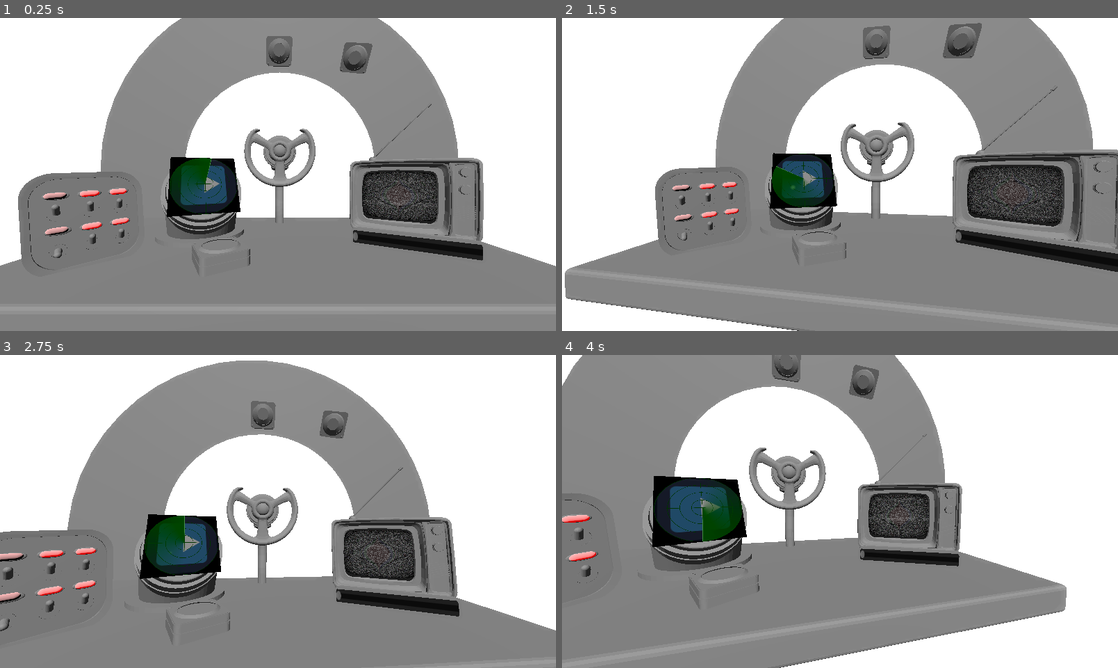
Above: before the commit, frames 1-4 (two rows, left to right).
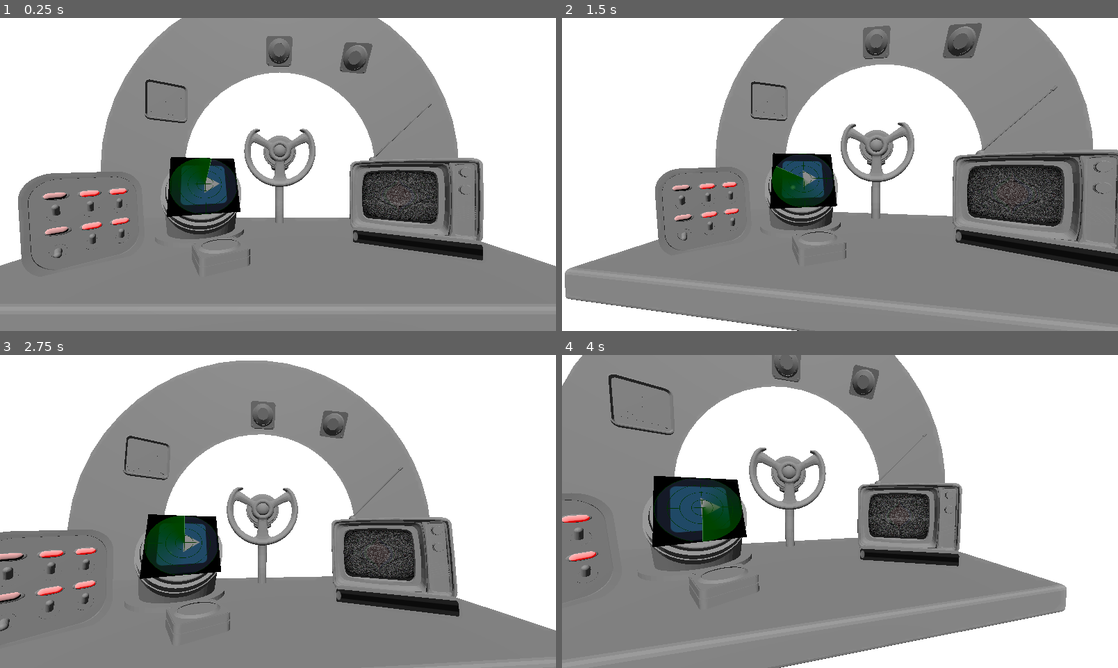
Above: after the commit, the same moments.

Repository: YAGOTAGO/UnderPressure
Game: Godot game, scene res://scenes/main.tscn
Two runs of this game, one before a commit and one after it. Both use one fixed random seed, a clock stepped at 60 frames per second and the inputs below. The engine's default icon, where the game draws it, is replaced by a stand-in: a white triangle on a blue panel in a dark square.
Inputs (mouse positions are in pixels of both pictures, inside the frame that each line leads up to):
- Up to frame 1 (0.25 s): no input
- Up to frame 2 (1.5 s): move the mouse to (962, 158) at 0.52 s; click (962, 158) at 0.6 s; drag from (728, 190) to (812, 237) at 1.27 s
- Up to frame 3 (2.75 s): move the mouse to (333, 442) at 2.02 s; click (333, 442) at 2.1 s
- Up to frame 4 (4 s): drag from (812, 574) to (673, 464) at 2.77 s; move the mouse to (1006, 558) at 3.52 s; click (1006, 558) at 3.6 s

The runs differ from the first frame. In frame 1, 0.1% of the frame differs, in the area x 26-34%, y 19-34%; in frame 2, 0.1%; in frame 3, 0.1%; in frame 4, 0.2%, in the area x 8-21%, y 6-26%.

Commit message:
Finished Meter

Diff:
--- a/assets/pressure_meter/PressureMeter.tscn
+++ b/assets/pressure_meter/PressureMeter.tscn
@@ -1,55 +1,11 @@
-[gd_scene load_steps=7 format=3 uid="uid://34brr0liwy6h"]
+[gd_scene load_steps=4 format=3 uid="uid://34brr0liwy6h"]
 
 [ext_resource type="ArrayMesh" uid="uid://dc4cky82efbg5" path="res://assets/pressure_meter/meter.obj" id="1_k2e3w"]
 [ext_resource type="Script" path="res://assets/pressure_meter/pressure_meter.gd" id="1_p3fj0"]
 [ext_resource type="ArrayMesh" uid="uid://drsaiet7pqofl" path="res://assets/pressure_meter/meter_needle.obj" id="2_gdmlw"]
 
-[sub_resource type="Animation" id="Animation_6fjdk"]
-length = 0.001
-tracks/0/type = "value"
-tracks/0/imported = false
-tracks/0/enabled = true
-tracks/0/path = NodePath("MeterNeedle:rotation")
-tracks/0/interp = 1
-tracks/0/loop_wrap = true
-tracks/0/keys = {
-"times": PackedFloat32Array(0),
-"transitions": PackedFloat32Array(1),
-"update": 0,
-"values": [Vector3(0, 0, 0.523599)]
-}
-
-[sub_resource type="Animation" id="Animation_nmkwn"]
-resource_name = "needel_low"
-length = 0.6
-tracks/0/type = "value"
-tracks/0/imported = false
-tracks/0/enabled = true
-tracks/0/path = NodePath("MeterNeedle:rotation")
-tracks/0/interp = 1
-tracks/0/loop_wrap = true
-tracks/0/keys = {
-"times": PackedFloat32Array(0, 0.3, 0.6),
-"transitions": PackedFloat32Array(1, 0.153893, 3.03143),
-"update": 0,
-"values": [Vector3(0, 0, 0.523599), Vector3(0, 0, 0.450295), Vector3(0, 0, 0.523599)]
-}
-
-[sub_resource type="AnimationLibrary" id="AnimationLibrary_dcrsf"]
-_data = {
-"RESET": SubResource("Animation_6fjdk"),
-"needel_low": SubResource("Animation_nmkwn")
-}
-
 [node name="PressureMeter" type="Node3D"]
 script = ExtResource("1_p3fj0")
-
-[node name="AnimationPlayer" type="AnimationPlayer" parent="."]
-unique_name_in_owner = true
-libraries = {
-"": SubResource("AnimationLibrary_dcrsf")
-}
-playback_auto_capture_ease_type = 3
 
 [node name="MeterBase" type="Node3D" parent="."]
 
@@ -67,15 +23,14 @@
 mesh = ExtResource("2_gdmlw")
 skeleton = NodePath("../..")
 
-[node name="OmniLight3D" type="OmniLight3D" parent="."]
-transform = Transform3D(1, 0, 0, 0, 1, 0, 0, 0, 1, 0.767718, 2.09704, 0.863191)
-
-[node name="Camera3D" type="Camera3D" parent="."]
-transform = Transform3D(1, 0, 0, 0, 1, 0, 0, 0, 1, 0.83225, 0.773259, 2.79463)
-
 [node name="Timer" type="Timer" parent="."]
 unique_name_in_owner = true
 wait_time = 0.5
 
-[connection signal="animation_finished" from="AnimationPlayer" to="." method="_on_animation_player_animation_finished"]
+[node name="PressureCountdown" type="Timer" parent="."]
+unique_name_in_owner = true
+wait_time = 5.0
+one_shot = true
+
 [connection signal="timeout" from="Timer" to="." method="_on_timer_timeout"]
+[connection signal="timeout" from="PressureCountdown" to="." method="_on_pressure_countdown_timeout"]
--- a/assets/pressure_meter/pressure_meter.gd
+++ b/assets/pressure_meter/pressure_meter.gd
@@ -1,36 +1,55 @@
 extends Node3D
 
 @onready var timer: Timer = %Timer
+@onready var countdown: Timer = %PressureCountdown
 @onready var needle: Node3D = %MeterNeedle
 @onready var animations: AnimationPlayer = %AnimationPlayer
-var angle:int = 0
 
+var angle:float = 0.0	# The current angle of the needle
 var MIN_ANGLE:int = 0
 var MAX_ANGLE:int = 90
 
+var scale_factor:int = 0;	# How fast the pressure gauge will go off (0 is static)
+var is_compromised:bool = false # If the gauge has hit max pressure
+
+func activate() -> void:
+	scale_factor = 5
 
 # Called when the node enters the scene tree for the first time.
 func _ready() -> void:
-	#animations.get_animation("needle_low").loop = true
+	timer.start()	# Start the timer to move the needle
 
-	#animations.play("needel_low")
-	timer.start()
-	pass
 
 func move_needle() -> void:
 	needle.rotation_degrees.z = 30 -angle
 
+	if angle > 80 and !is_compromised:
+		#print("About to blow")
+		countdown.start()
+		is_compromised = true
+
 # Called every frame. 'delta' is the elapsed time since the previous frame.
+
+var time_sum:float = 0.0
 func _process(delta: float) -> void:
-	pass
+	time_sum += delta
+	angle += sin(20 * time_sum)  # Rotate dynamically
+	angle = max(min(MAX_ANGLE, angle), MIN_ANGLE)
 
+	if time_sum > 1000:
+		time_sum = 0.0
 
-func _on_animation_player_animation_finished(anim_name: StringName) -> void:
-		animations.play("needel_low")
+	move_needle()
 
 
 func _on_timer_timeout() -> void:
-	angle += randi_range(0,10)
-	print("Timer")
-	#angle += 10
+	angle += randi_range(0, scale_factor)
+	angle = max(min(MAX_ANGLE, angle), MIN_ANGLE)
 	move_needle()
+
+
+func _on_pressure_countdown_timeout() -> void:
+	print("Component has failed...")
+	is_compromised = false
+	angle = 0
+	scale_factor = 0
--- a/scenes/main.tscn
+++ b/scenes/main.tscn
@@ -9,6 +9,7 @@
 [ext_resource type="PackedScene" uid="uid://b41kfcvyxm41" path="res://assets/radar/radar3D.tscn" id="7_svoui"]
 [ext_resource type="PackedScene" uid="uid://di5m7q1dn3fnr" path="res://assets/emergency_button/EmergencyButton.tscn" id="8_j4k27"]
 [ext_resource type="PackedScene" uid="uid://b7nsa5i18irpp" path="res://assets/steering_wheel/steering_wheel.tscn" id="9_16cqi"]
+[ext_resource type="PackedScene" uid="uid://34brr0liwy6h" path="res://assets/pressure_meter/PressureMeter.tscn" id="10_c6tiw"]
 
 [sub_resource type="Environment" id="Environment_h7fa3"]
 glow_enabled = true
@@ -64,4 +65,7 @@
 [node name="SteeringWheel" parent="." instance=ExtResource("9_16cqi")]
 transform = Transform3D(1, 0, 0, 0, 1, 0, 0, 0, 1, 0.0221002, 0.896692, -4.11376)
 
+[node name="PressureMeter" parent="." instance=ExtResource("10_c6tiw")]
+transform = Transform3D(0.866025, 0, 0.5, 0, 1, 0, -0.5, 0, 0.866025, -6, 5, -4)
+
 [connection signal="timeout" from="GameManager/Timer" to="GameManager" method="_on_timer_timeout"]
Not shown, changed: Sounds/buttom click 1.wav.import
Not shown, changed: Sounds/buttom click.mp3.import
Not shown, changed: Sounds/mouse click.wav.import
Not shown, changed: Sounds/sonar.wav.import
Not shown: 1 places in scenes/main.tscn that only renumber resources
Not shown, added: assets/pressure_meter/Pre19C4.tmp
Not shown, added: assets/pressure_meter/PreB19F.tmp
